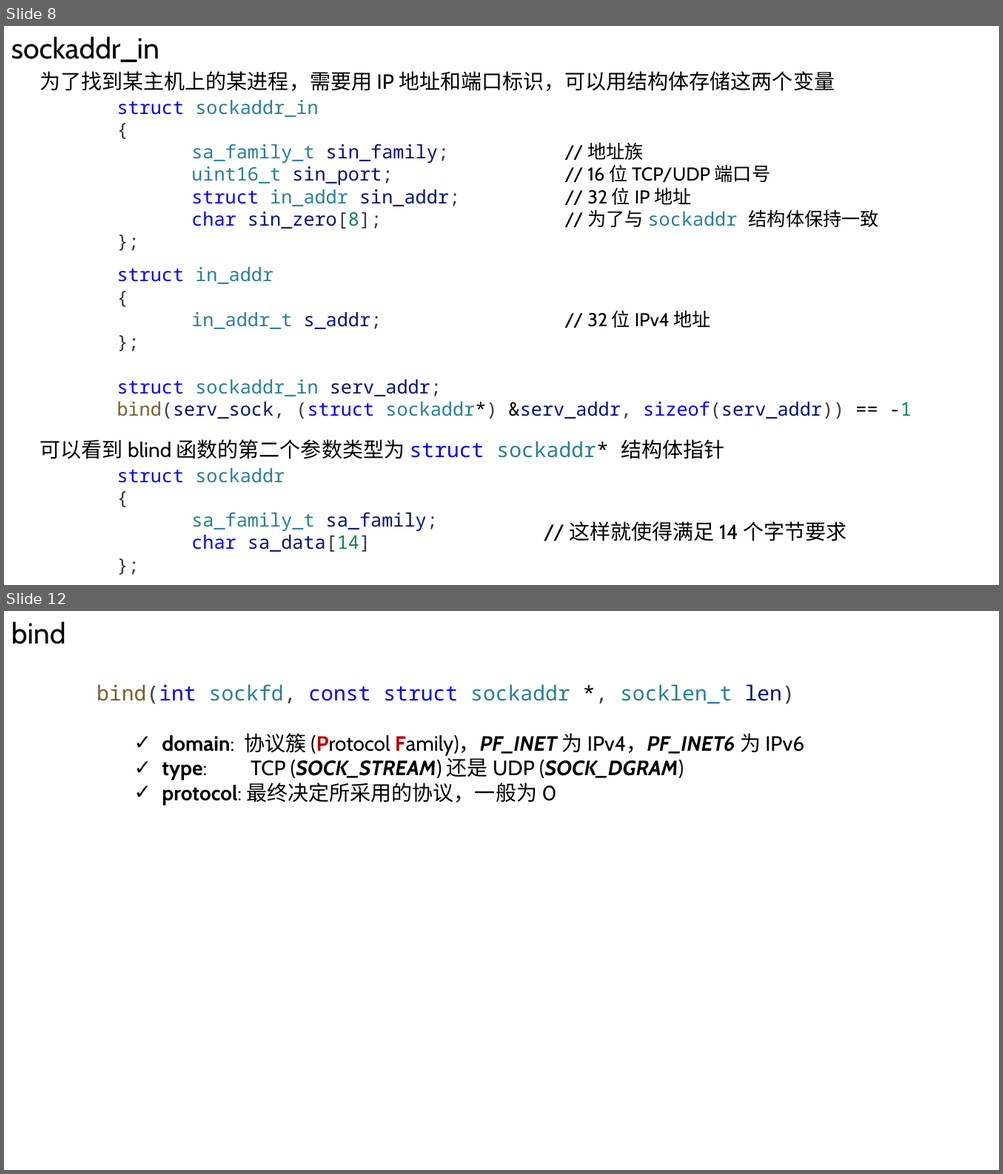
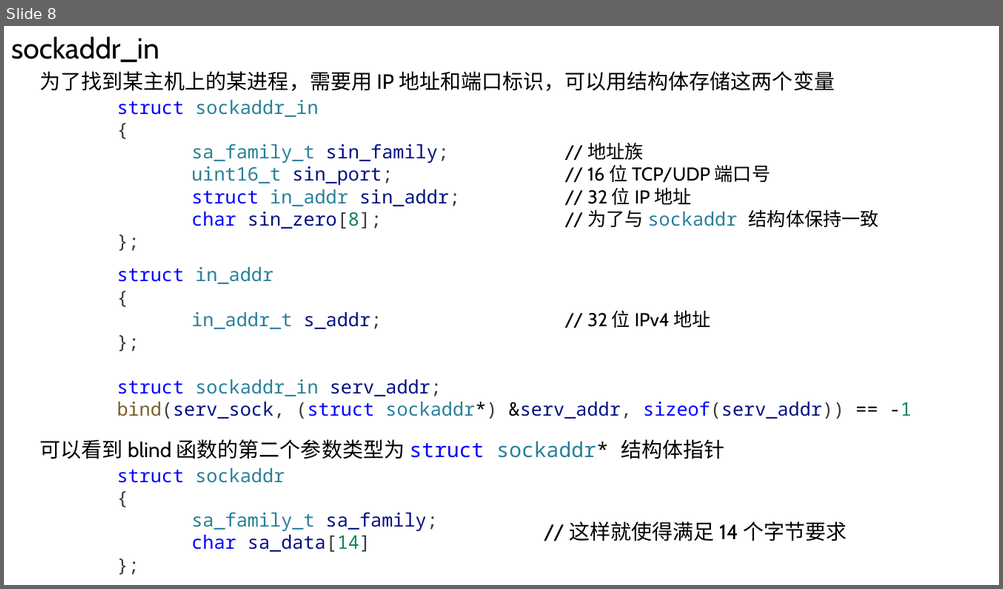
Before and after one commit to Chao200/TCP-IP-Network-Programming, a slide deck: TCP:IP 网络编程.pptx. Shown one above the other, each under a label of ours: slides 8 and 12 before the commit, slide 8 after it; the slides between them are not shown. The pictures are 1003x1174 and 1003x589 pixels, drawn with LibreOffice and Linux fonts; fonts in the diff are those of the drawing. Boxes give left, top, right and bottom in pixels: in the first picture for what was removed or moved away, otherwise in the second. Text is boxed around its words. In the diff, an @@ line names an element or a change of style, - is before the commit and + after.

```diff
--- a/TCP:IP 网络编程.pptx
+++ b/TCP:IP 网络编程.pptx
@@ slide 12 removed at [4, 611, 999, 1170], background #FFFFFF @@
@@ text removed at [11, 621, 66, 644] @@
-bind
@@ text removed at [96, 684, 804, 805] @@
-bind(int sockfd, const struct sockaddr *, socklen_t len)
-  ✓ domain: 协议簇 (Protocol Family)，PF_INET 为 IPv4，PF_INET6 为 IPv6
-  ✓ type: TCP (SOCK_STREAM) 还是 UDP (SOCK_DGRAM)
-  ✓ protocol: 最终决定所采用的协议，一般为 0
```
Also in this commit, not shown: 11 slides added.
